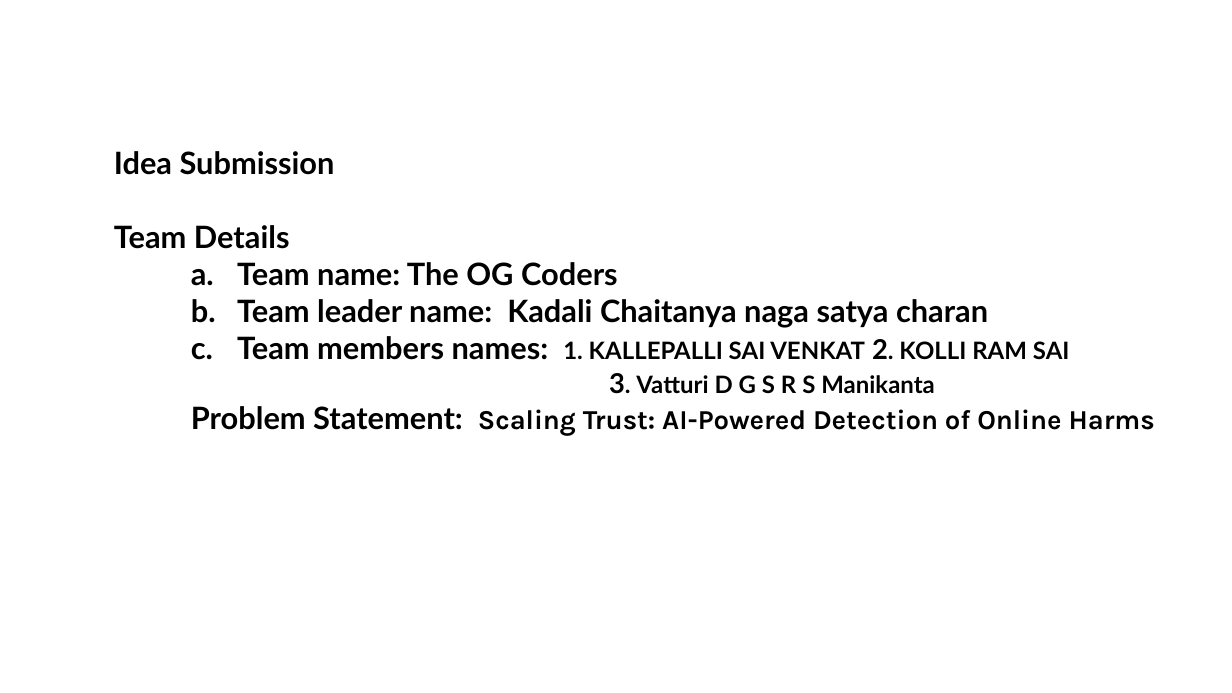
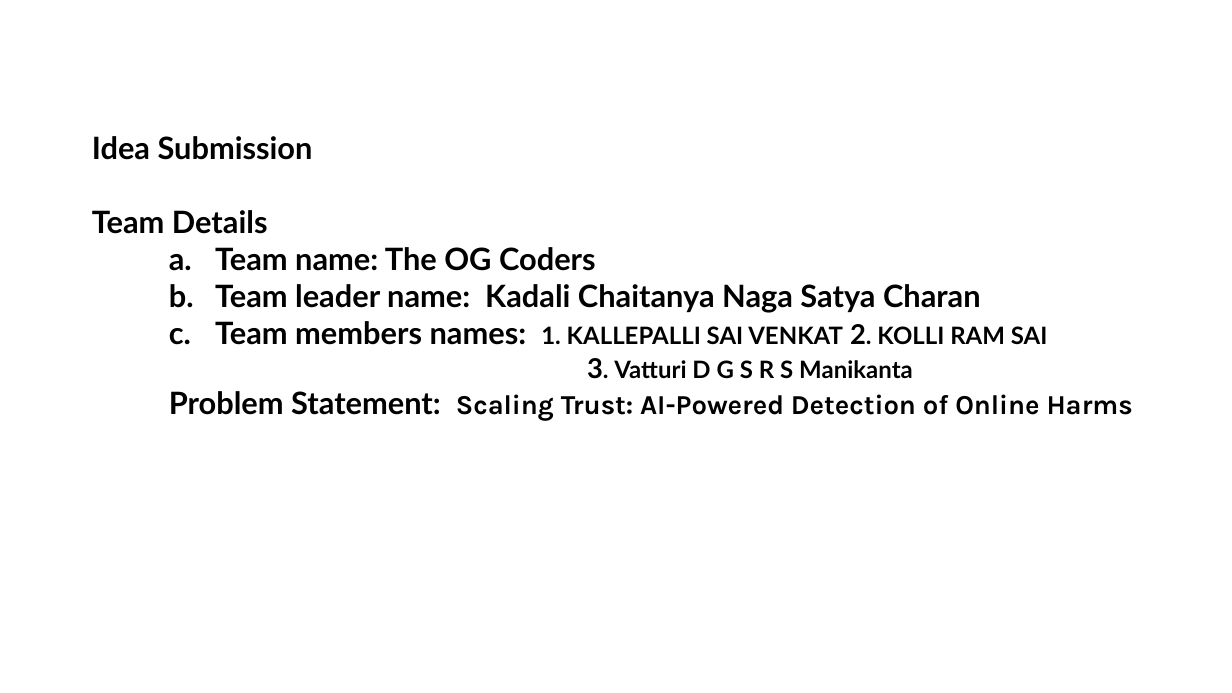
Before and after one commit to ramsai-kolli/safe-cyber, a slide deck: slide 2 of basic info/The OG Coders .pptx. Drawn at 1232x693 pixels with LibreOffice and Linux fonts; fonts in the diff are those of the drawing; background and template pictures are left out. Boxes give left, top, right and bottom in pixels: in the first picture for what was removed or moved away, otherwise in the second. Text is boxed around its words. In the diff, an @@ line names an element or a change of style, - is before the commit and + after.

```diff
--- a/basic info/The OG Coders .pptx
+++ b/basic info/The OG Coders .pptx
@@ text "Idea Submission": place and size @@
-text "Idea Submission" at [114,151,1155,436]
+text "Idea Submission" at [92,136,1133,421]
@@ text at [215,284,981,313]: text changed @@
-  b. Team leader name: Kadali Chaitanya naga satya charan
+  b. Team leader name: Kadali Chaitanya Naga Satya Charan
```
Also in this commit, not shown: 8 other slides changed, 1 slide added.
